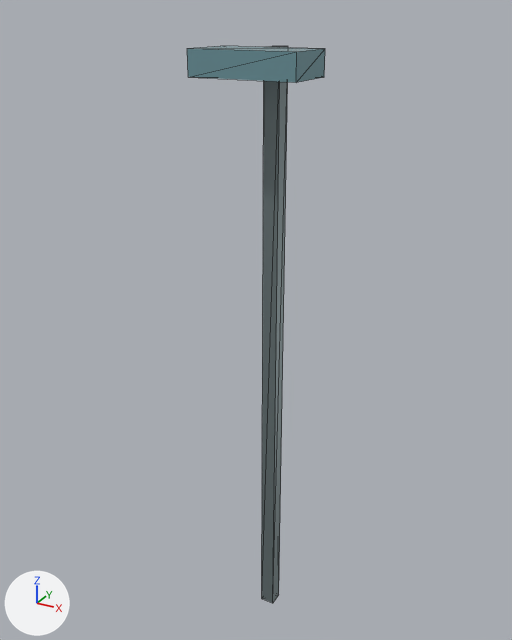
Renders of the glTF model assets/richer-library/assets/lamp.glb from each side of a commit.
Both versions are drawn from a camera (50 mm lens) standing at (1.35, -2.62, 2.94) and looking at (-0.07, -0.04, 1.65). Lighting does not change. The marker at lower left points along +X, +Y and +Z. The first picture is the older version. Mesh edges are drawn as thin lines. Vertices at exactly the same position are counted once.

The older version as bpy lines, for what is in view:
```python
me_mesh_0 = bpy.data.meshes.new('Mesh_0')
me_mesh_0.from_pydata(...)  # a box spanning x -0.04..0.04, y -0.04..0.04, z 0.0..2.8, material slot 0; a box spanning x -0.22..0.22, y -0.28..-0.04, z 2.7..2.8, material slot 1
me_mesh_0.materials.append(mat_mk_metal)  # grey #869597
me_mesh_0.materials.append(mat_mk_glass)  # cyan #739ba4
ob_mesh_0 = bpy.data.objects.new('Mesh_0', me_mesh_0)
ob_mesh_0.location = (0.0, 0.0, 0.0)
```
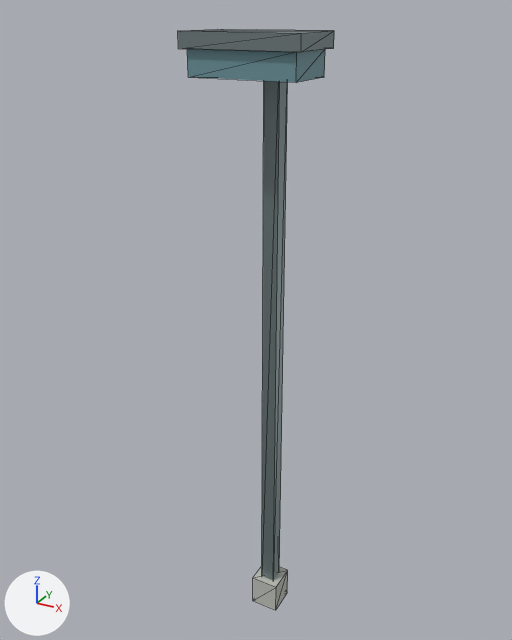
What changed in the scene script:
```text
Add mat_mk_stone:
    mat_mk_stone = principled_material('mk_stone')
    mat_mk_stone.base_color = (0.51, 0.53, 0.48)  # light grey #bdc0b8
    mat_mk_stone.roughness = 0.85
Change me_mesh_0:
    used by ob_mesh_0; location = (0.0, 0.0, 0.0)
    remove me_mesh_0.from_pydata(...)  # 16 vertices, 24 faces; spans x -0.22..0.22, y -0.28..0.04, z 0.0..2.8
    add me_mesh_0.from_pydata(...)  # 32 vertices, 48 faces; spans x -0.25..0.25, y -0.3..0.07, z 0.0..2.86
    me_mesh_0 part 1: a new loose piece, a box spanning x -0.25..0.25, y -0.3..-0.02, z 2.8..2.86, in mat_mk_metal (grey #869597)
    me_mesh_0 part 2: a new loose piece, a box spanning x -0.07..0.07, y -0.07..0.07, z 0.0..0.16, in mat_mk_stone (light grey #bdc0b8)
    add me_mesh_0.materials.append(mat_mk_stone)  # light grey #bdc0b8
```

What differs and where, as boxes (x1, y1, x2, y2) in the pictures (512 x 640 px):
'Mesh_0', reshaped (13% wider)
    before: (187, 46, 325, 603)
    after: (178, 29, 334, 610)
part 1 of me_mesh_0, added
    after: (178, 29, 334, 52)
part 2 of me_mesh_0, added
    after: (253, 566, 288, 610)
